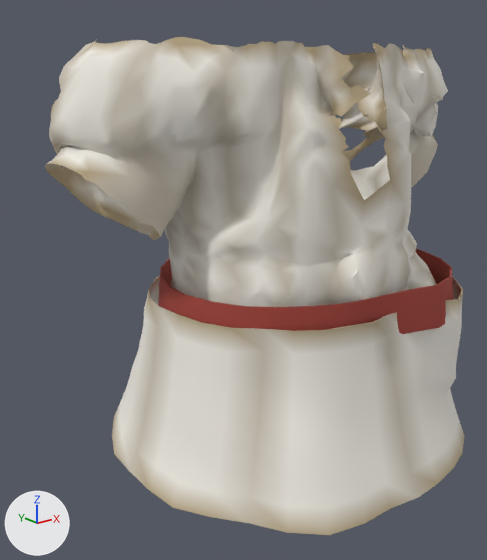
The glTF model assets_src/armor/kargan_2/cloth_a_chest.glb as it was, and as the next commit left it.
Camera for both pictures: a camera (50 mm lens) standing at (-1.106, -1.233, 1.604) and looking at (-0.105, 0.019, 1.103). The lights are fixed; the arrows at lower left show +X, +Y and +Z. The older version comes first. Vertices at exactly the same position are counted once.

Objects in the first picture: 'cloth_a_chest'.
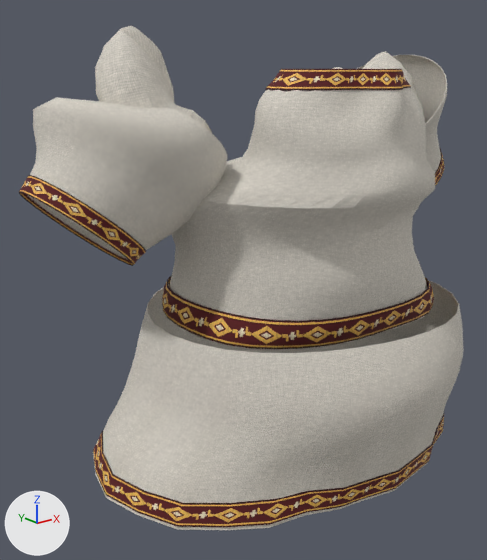
Changed parts and their boxes (x1, y1, x2, y2) in the pictures (487 x 560 px):
'cloth_a_chest', surface changed, reshaped: before (44, 37, 465, 535); after (19, 25, 463, 530)
part 1 of me_cloth_a_chest, rebuilt: before (44, 37, 448, 307); after (169, 88, 435, 350)
part 2 of me_cloth_a_chest, rebuilt: before (112, 275, 465, 535); after (93, 280, 463, 530)
part 3 of me_cloth_a_chest, rebuilt (8% narrower, 13% shorter): before (158, 249, 454, 334); after (162, 275, 434, 349)
part 4 of me_cloth_a_chest, added: after (357, 55, 447, 172)
part 5 of me_cloth_a_chest, added: after (27, 97, 227, 260)
part 6 of me_cloth_a_chest, added: after (332, 51, 418, 97)
part 7 of me_cloth_a_chest, added: after (95, 25, 212, 133)
part 8 of me_cloth_a_chest, added: after (265, 69, 411, 91)
part 9 of me_cloth_a_chest, added: after (93, 413, 444, 527)
part 10 of me_cloth_a_chest, added (mostly hidden): after (435, 147, 444, 186)
part 11 of me_cloth_a_chest, added: after (19, 175, 146, 266)

What changed in the scene script:
```text
Add img_band_c_png:
    img_band_c_png = load_image('band_c.png', '../textures/band_c.png', 256, 128, 'sRGB')
Add img_band_n_png:
    img_band_n_png = load_image('band_n.png', '../textures/band_n.png', 256, 128, 'Non-Color')
Add img_band_orm_png:
    img_band_orm_png = load_image('band_orm.png', '../textures/band_orm.png', 256, 128, 'Non-Color')
Add img_cloth_n_png:
    img_cloth_n_png = load_image('cloth_n.png', '../textures/cloth_n.png', 256, 256, 'Non-Color')
Add img_cloth_orm_png:
    img_cloth_orm_png = load_image('cloth_orm.png', '../textures/cloth_orm.png', 256, 256, 'Non-Color')
Add img_cloth_c_png:
    img_cloth_c_png = load_image('cloth_c.png', '../textures/cloth_c.png', 256, 256, 'sRGB')
Change mat_cloth:
    remove # nodes: BsdfPrincipled, OutputMaterial, VertexColor
    nodes: BsdfPrincipled, Mix, NormalMap, OutputMaterial, SeparateColor, TexImage x3, VertexColor
    uses the picture img_cloth_c_png
    uses the picture img_cloth_n_png
    uses the picture img_cloth_orm_png
Add mat_band:
    mat_band = bpy.data.materials.new('band')
    # uses the picture img_band_c_png
    # uses the picture img_band_n_png
    # uses the picture img_band_orm_png
Change me_cloth_a_chest:
    used by ob_cloth_a_chest; location = (0.0, 0.0, 0.0)
    remove me_cloth_a_chest.from_pydata(...)  # 2356 vertices, 4058 faces; spans x -0.563..0.565, y -0.47..0.401, z 0.695..1.662
    add me_cloth_a_chest.from_pydata(...)  # 2882 vertices, 5176 faces; spans x -0.623..0.625, y -0.451..0.397, z 0.673..1.69
    me_cloth_a_chest part 1: the loose piece of 1864 vertices spanning x -0.563..0.565, y -0.342..0.241, z 1.052..1.662 is rebuilt with 760 vertices and now spans x -0.329..0.334, y -0.388..0.296, z 1.027..1.599
    me_cloth_a_chest part 2: the loose piece of 352 vertices spanning x -0.451..0.468, y -0.47..0.401, z 0.695..1.094 is rebuilt with 352 vertices and now spans x -0.527..0.534, y -0.451..0.395, z 0.673..1.049
    me_cloth_a_chest part 3: the loose piece of 140 vertices spanning x -0.346..0.373, y -0.384..0.258, z 1.038..1.139 is rebuilt with 216 vertices and now spans x -0.308..0.342, y -0.334..0.242, z 1.033..1.101, in mat_band
    me_cloth_a_chest part 4: a new loose piece of 288 vertices spanning x 0.186..0.618, y -0.187..0.243, z 1.201..1.642, in mat_cloth
    me_cloth_a_chest part 5: a new loose piece of 288 vertices spanning x -0.616..-0.236, y -0.163..0.254, z 1.198..1.551, in mat_cloth
    me_cloth_a_chest part 6: a new loose piece of 199 vertices spanning x 0.248..0.496, y -0.112..0.232, z 1.387..1.65, in mat_cloth
    me_cloth_a_chest part 7: a new loose piece of 199 vertices spanning x -0.468..-0.249, y -0.112..0.137, z 1.399..1.69, in mat_cloth
    me_cloth_a_chest part 8: a new loose piece of 180 vertices spanning x -0.196..0.201, y -0.337..-0.091, z 1.563..1.604, in mat_band
    me_cloth_a_chest part 9: a new loose piece of 160 vertices spanning x -0.527..0.533, y -0.41..0.397, z 0.682..0.734, in mat_band
    me_cloth_a_chest part 10: a new loose piece of 120 vertices spanning x 0.378..0.625, y -0.084..0.204, z 1.193..1.407, in mat_band
    me_cloth_a_chest part 11: a new loose piece of 120 vertices spanning x -0.623..-0.374, y -0.078..0.2, z 1.189..1.404, in mat_band
    add me_cloth_a_chest.materials.append(mat_band)
```
